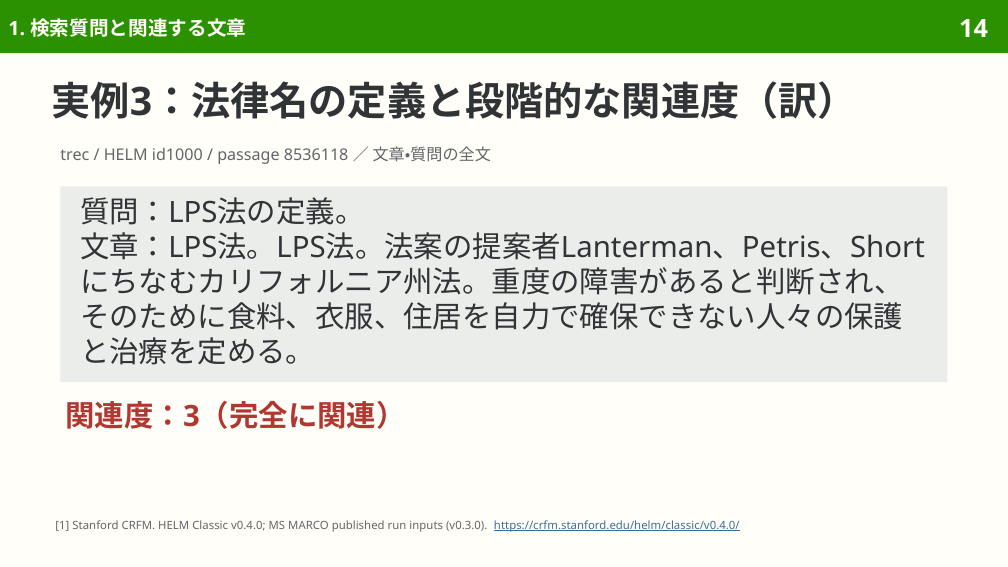
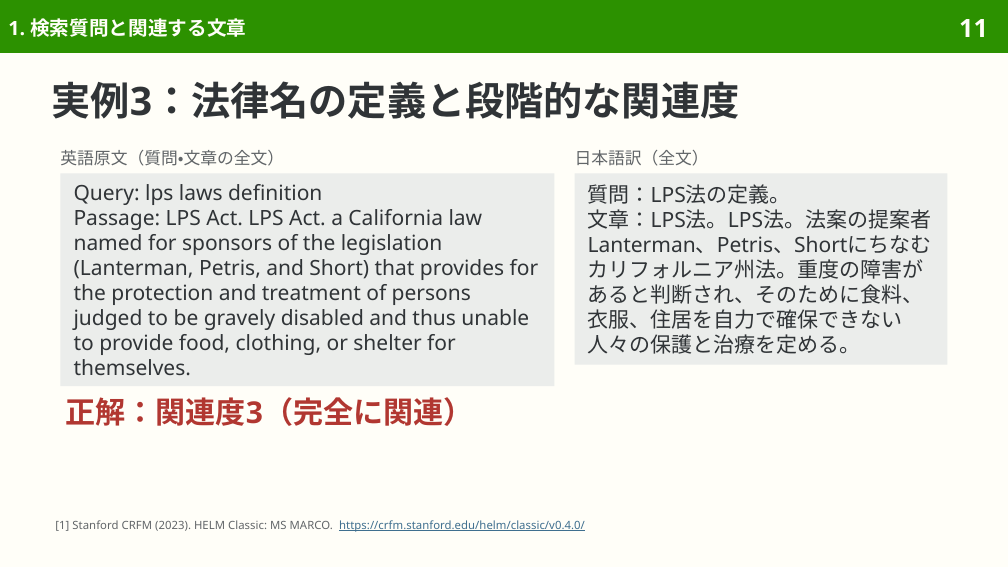
Before and after one commit to sasakiy84/datasets-in-10-minutes, a slide deck: slide 11 of slides/datasets-in-10-minutes-msmarco.pptx (slide 14 before the commit). Drawn at 1008x567 pixels with LibreOffice and Linux fonts; fonts in the diff are those of the drawing. Boxes give left, top, right and bottom in pixels: in the first picture for what was removed or moved away, otherwise in the second. Text is boxed around its words. In the diff, an @@ line names an element or a change of style, - is before the commit and + after.

Commit message:
Explain MS MARCO ranking in natural Japanese with readable complete examples

```diff
--- a/slides/datasets-in-10-minutes-msmarco.pptx
+++ b/slides/datasets-in-10-minutes-msmarco.pptx
@@ page number at box(959, 19, 988, 37): text changed @@
-14
+11
@@ title at box(52, 81, 740, 119): text changed @@
-実例3：法律名の定義と段階的な関連度（訳）
+実例3：法律名の定義と段階的な関連度
@@ text at box(60, 150, 284, 166): text changed; size 11.5 to 12 pt @@
-trec / HELM id1000 / passage 8536118 ／ 文章・質問の全文
+英語原文（質問・文章の全文）
@@ rectangle added at box(60, 173, 554, 386), fill #EBEDEB, 15 pt, text #303437 @@
+Query: lps laws definition
+Passage: LPS Act. LPS Act. a California law named for sponsors of the legislation (Lanterman, Petris, and Short) that provides for the protection and treatment of persons judged to be gravely disabled and thus unable to provide food, clothing, or shelter for themselves.
@@ rectangle "質問：LPS法の定義。": place and size @@
-rectangle "質問：LPS法の定義。" at box(60, 186, 948, 382)
+rectangle "質問：LPS法の定義。" at box(575, 173, 948, 365)
@@ rectangle "質問：LPS法の定義。" at box(575, 173, 948, 365): size 21 to 15 pt; line spacing 25pt to 17.8pt @@
@@ text added at box(575, 150, 709, 166), 12 pt, text #626669 @@
+日本語訳（全文）
@@ text at box(65, 397, 473, 426): text changed; size 21 to 21.5 pt @@
-関連度：3（完全に関連）
+正解：関連度3（完全に関連）
@@ text at box(55, 520, 585, 532): text changed; text colour #626669 to #3F6F8F @@
-[1] Stanford CRFM. HELM Classic v0.4.0; MS MARCO published run inputs (v0.3.0). https://crfm.stanford.edu/helm/classic/v0.4.0/
+[1] Stanford CRFM (2023). HELM Classic: MS MARCO. https://crfm.stanford.edu/helm/classic/v0.4.0/
```
Also in this commit, not shown: 34 other slides changed, 3 slides added, 15 slides removed, 40 other files.
